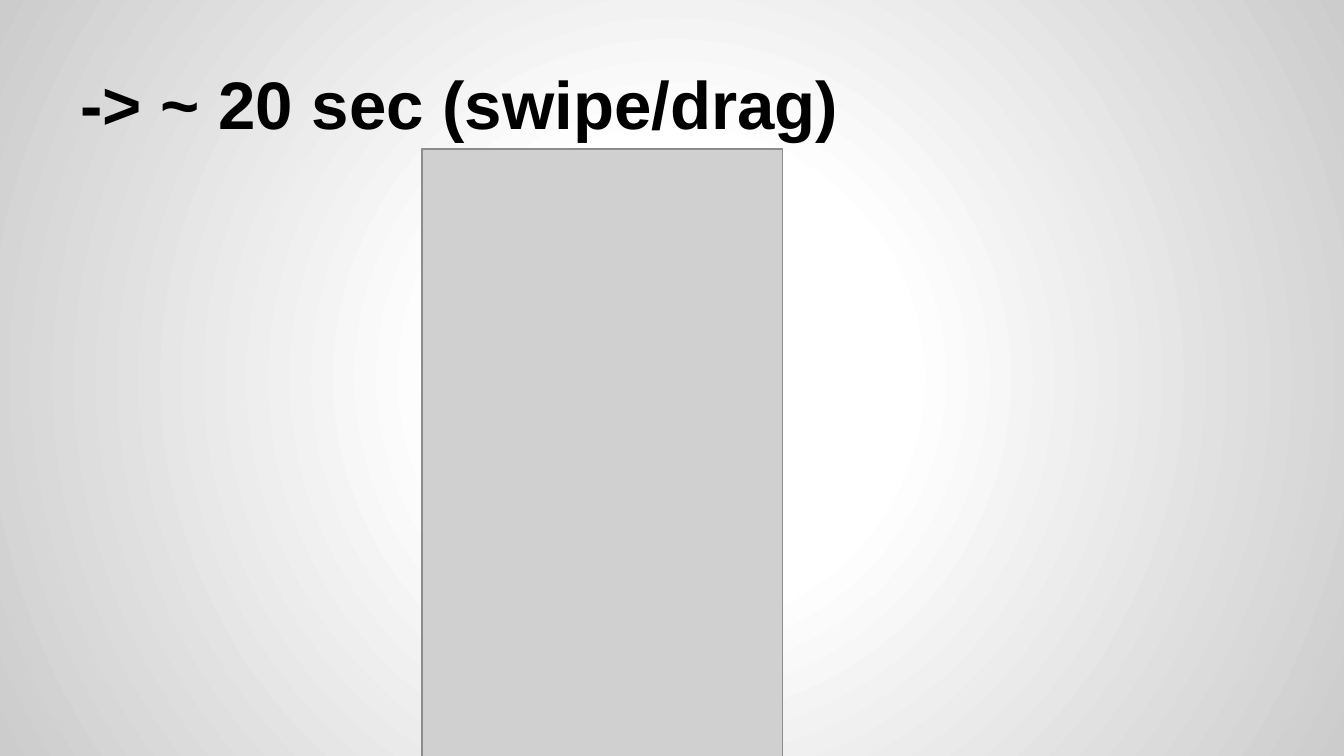
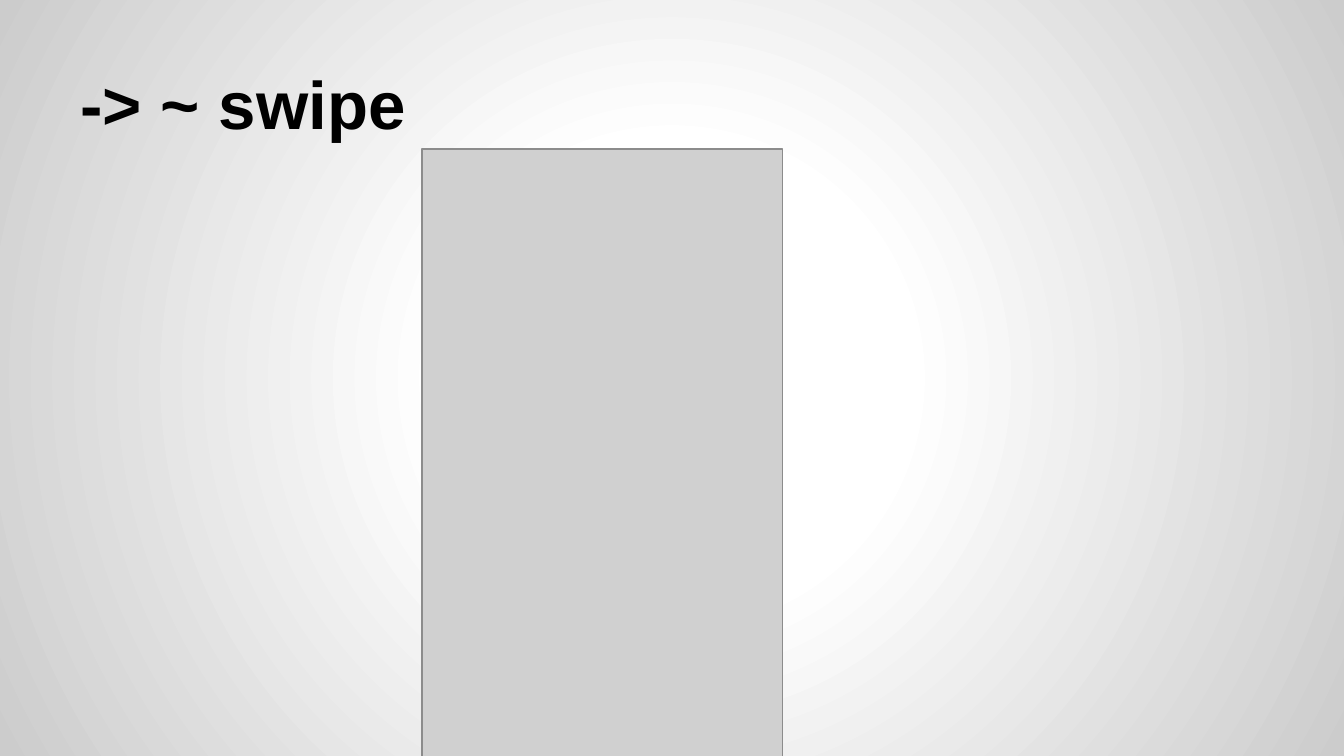
Before and after one commit to mirunat/ProjetDAPM, a slide deck: slide 7 of Presentation DAPM.pptx. Drawn at 1344x756 pixels with LibreOffice and Linux fonts; fonts in the diff are those of the drawing; grey boxes stand for pictures. Boxes give left, top, right and bottom in pixels: in the first picture for what was removed or moved away, otherwise in the second. Text is boxed around its words. In the diff, an @@ line names an element or a change of style, - is before the commit and + after.

```diff
--- a/Presentation DAPM.pptx
+++ b/Presentation DAPM.pptx
@@ title at (219, 80, 406, 142): text changed @@
--> ~ 20 sec (swipe/drag)
+-> ~ swipe
```
Also in this commit, not shown: 28 other files.
